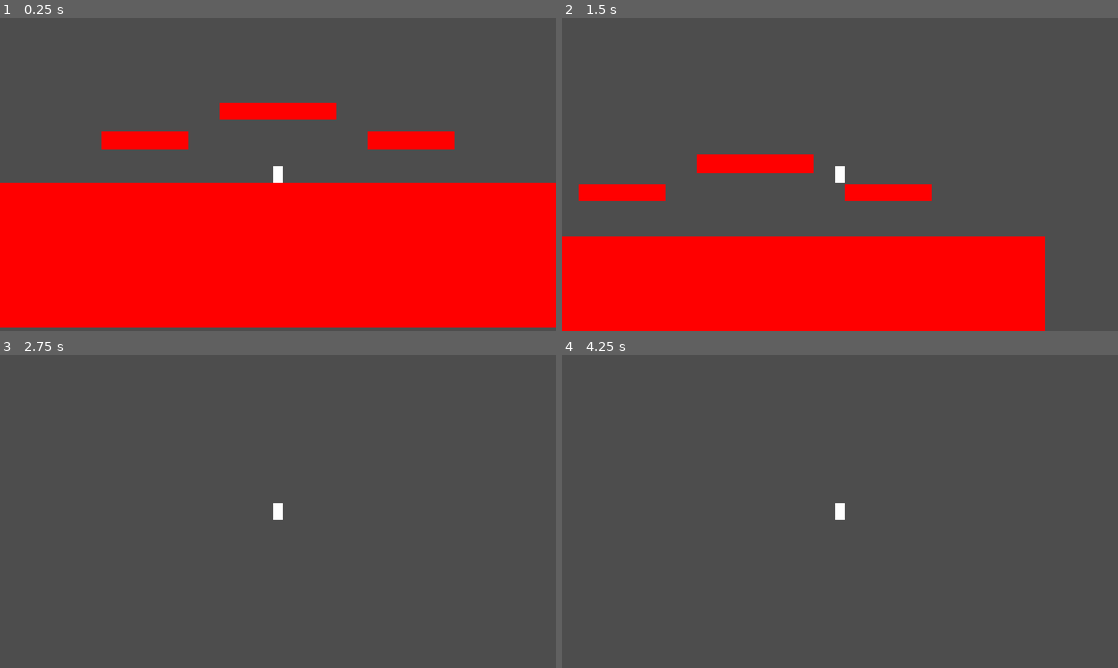
Above: before the commit, frames 1-4 (two rows, left to right).
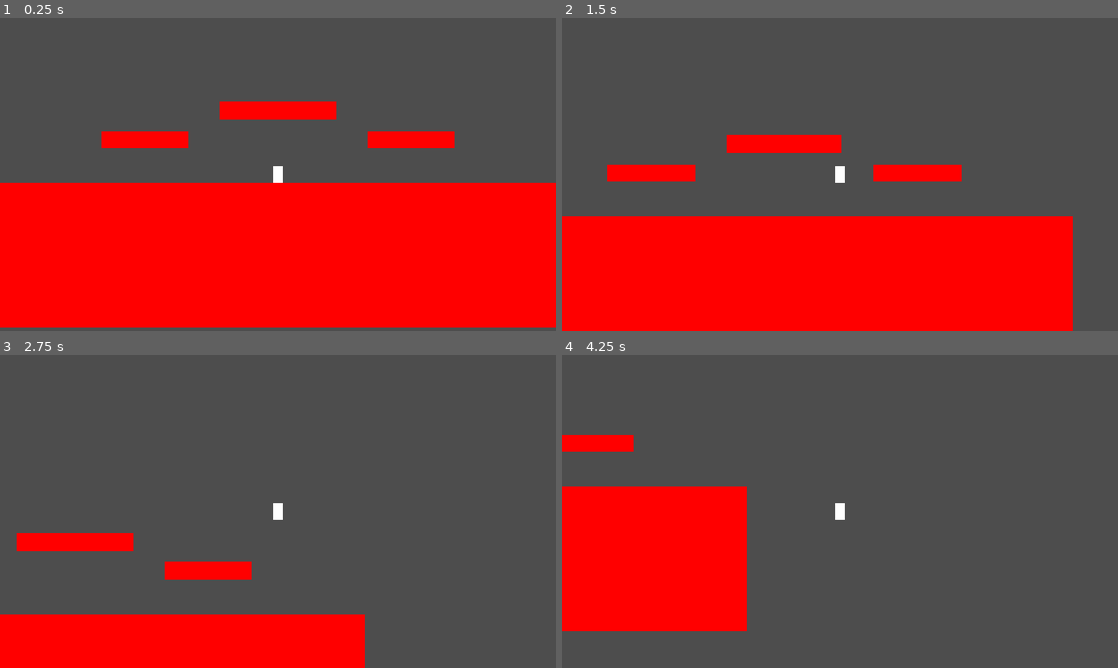
Above: after the commit, the same moments.

Repository: DerekBaert/TH_F2026_TeamA
Game: Godot game, scene res://main.tscn
The game is run twice, just before and just after one commit, with the same random seed, the same clock (stepped at 60 frames per second) and the same inputs.
Inputs:
- Up to frame 1 (0.25 s): no input
- Up to frame 2 (1.5 s): tap Enter at 0.5 s; hold D (right) from 0.53 s (still down); tap Space (jump) at 0.6, 0.77, 1.07, 1.35 s
- Up to frame 3 (2.75 s): tap Space (jump) at 1.52, 1.82, 2.1 s; release D (right) at 2.03 s; hold A (left) from 2.03 s (still down)
- Up to frame 4 (4.25 s): release A (left) at 2.78 s; hold D (right) from 2.78 s (still down); tap Space (jump) at 2.85, 3.02, 3.32, 3.6, 3.77, 4.07 s

The runs differ from the first frame. In frame 1, 0.2% of the frame differs, in the area x 18-82%, y 26-42%; in frame 2, 13%; in frame 3, 13%; in frame 4, 16%, in the area x 0-34%, y 25-89%.

Commit message:
fixed jumping
fixed jumping so you wouldn't fly and added proper gravity

Diff:
--- a/tech-hub-fall-2026-team-a/main.tscn
+++ b/tech-hub-fall-2026-team-a/main.tscn
@@ -23,3 +23,4 @@
 
 [node name="Player" parent="." unique_id=942199509 instance=ExtResource("2_0xm2m")]
 position = Vector2(960, 969)
+acceleration = 7
--- a/tech-hub-fall-2026-team-a/player.gd
+++ b/tech-hub-fall-2026-team-a/player.gd
@@ -3,9 +3,10 @@
 @export var speed: int = 500
 @export var acceleration: int = 10
 @export var jump_speed: int = -speed * 2
+@export var gravity: int = speed * 5
 
 func handle_input() -> void:
-	if Input.is_action_just_pressed("jump"):
+	if Input.is_action_just_pressed("jump") and is_on_floor():
 		velocity.y = jump_speed
 
 	var input_direction = Input.get_axis("left", "right")
@@ -15,6 +16,12 @@
 	else:
 		velocity.x = move_toward(velocity.x, speed * input_direction, acceleration)
 
+
+func update_movement(delta: float) -> void:
+	velocity.y += gravity * delta
+
+
 func _physics_process(delta: float) -> void:
 	handle_input()
 	move_and_slide()
+	update_movement(delta)
